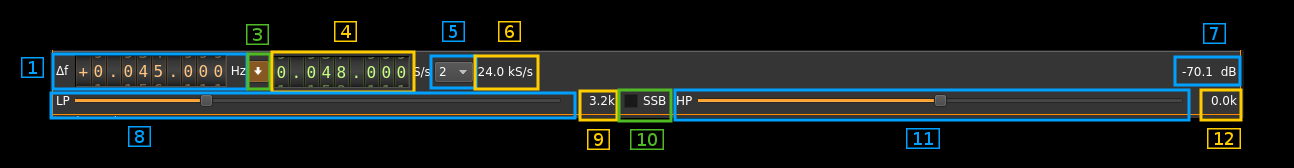
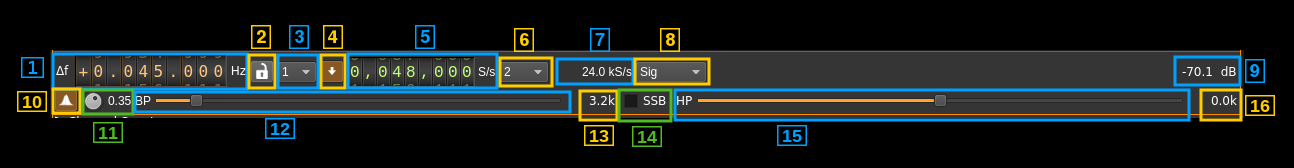
Layer changes from the first 1294px x 168px image to the second:
added layer "16" above "Overlay_16" over (x1=1245, y1=95, x2=1275, y2=116)
added layer "15" above "Overlay_15" over (x1=777, y1=125, x2=807, y2=146)
painted on "12" over (x1=265, y1=118, x2=1241, y2=149)
added layer "Overlay_12" above "11" over (x1=133, y1=90, x2=572, y2=114)
painted on "11" over (x1=93, y1=122, x2=940, y2=149)
added layer "Overlay_11" above "10" over (x1=81, y1=88, x2=135, y2=116)
painted on "10" over (x1=17, y1=91, x2=664, y2=150)
added layer "Overlay_10" above "9" over (x1=51, y1=87, x2=82, y2=115)
painted on "9" over (x1=587, y1=59, x2=1265, y2=150)
painted on "8" over (x1=128, y1=28, x2=680, y2=147)
painted on "Overlay_08" over (x1=49, y1=57, x2=711, y2=120)
painted on "7" over (x1=590, y1=23, x2=1226, y2=52)
added layer "Overlay_07" above "6" over (x1=555, y1=57, x2=635, y2=86)
painted on "6" over (x1=498, y1=21, x2=534, y2=52)
painted on "Overlay_06" over (x1=473, y1=54, x2=554, y2=91)
painted on "5" over (x1=415, y1=21, x2=465, y2=49)
painted on "Overlay_05" over (x1=346, y1=52, x2=499, y2=90)
painted on "4" over (x1=323, y1=21, x2=357, y2=49)
painted on "Overlay_04" over (x1=270, y1=50, x2=416, y2=94)
painted on "3" over (x1=246, y1=24, x2=309, y2=49)
painted on "Overlay_03" over (x1=246, y1=52, x2=320, y2=91)
added layer "Overlay_02" above "1" over (x1=247, y1=53, x2=277, y2=90)
added layer "Clipboard" above "patch_03" over (x1=53, y1=89, x2=229, y2=112)
renamed "Patch_02" to "patch_03", painted on it over (x1=248, y1=52, x2=709, y2=92)
…and 3 more changes (3 added)
